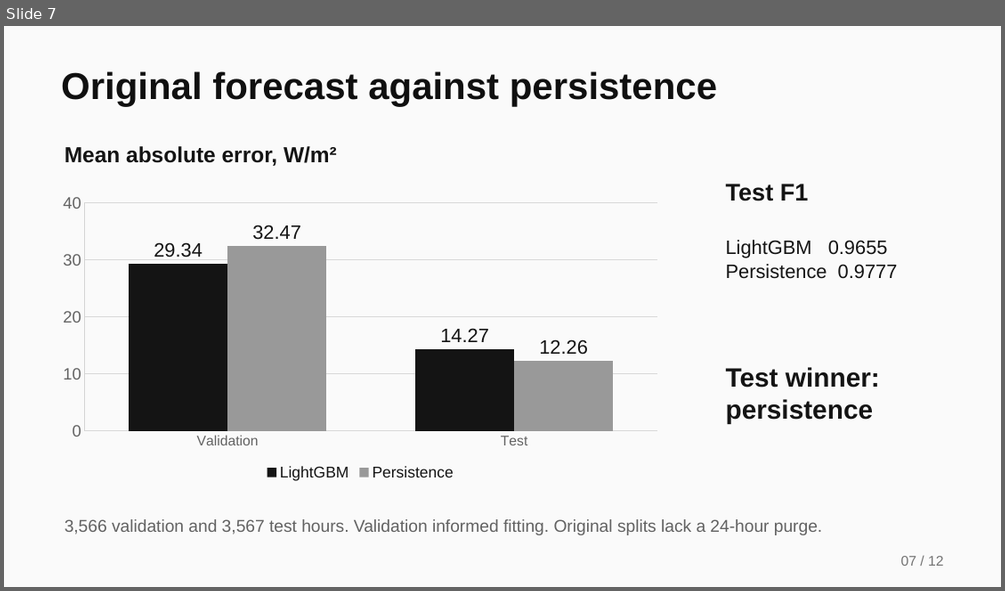
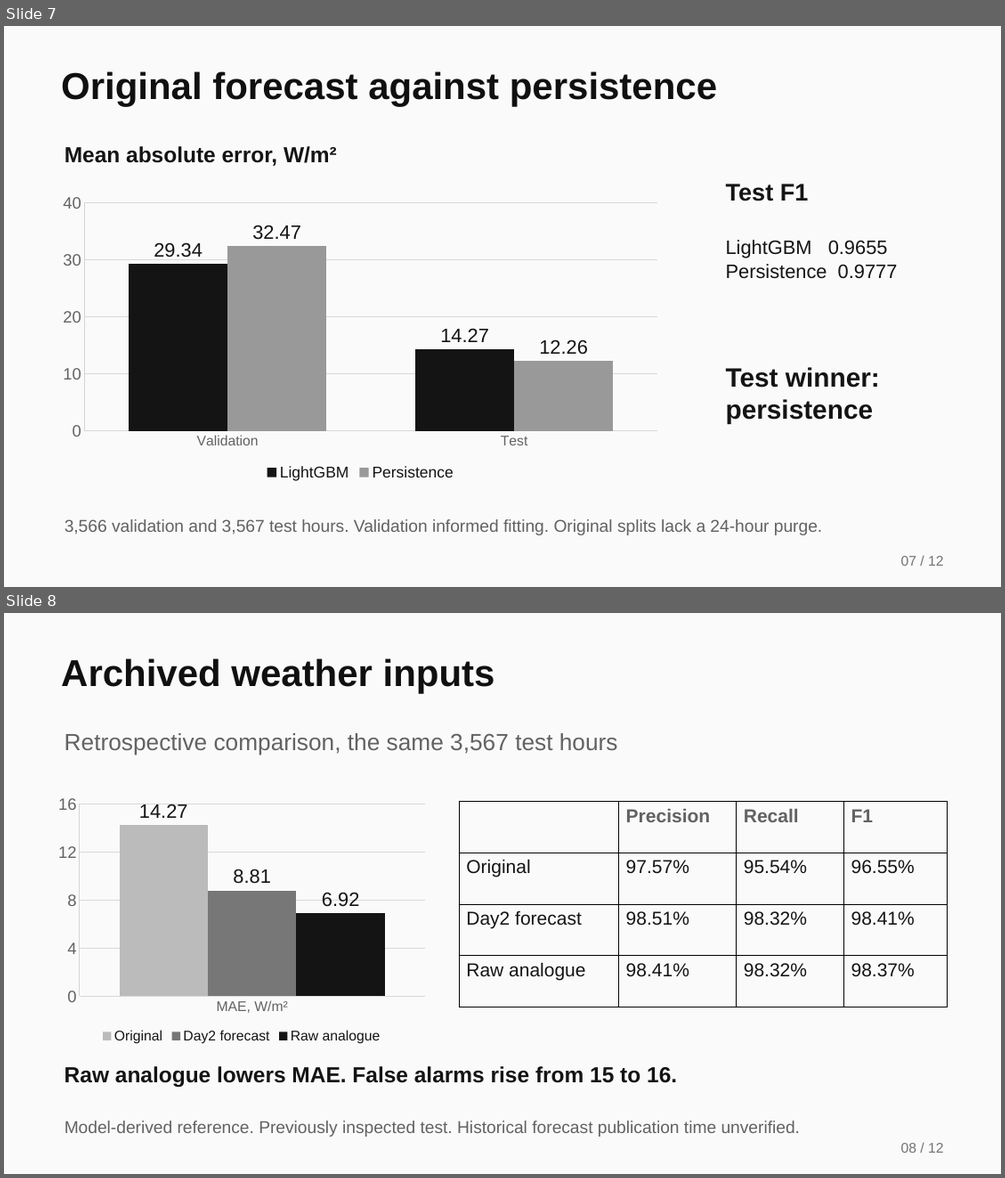
Before and after one commit to stefanosbordea/actina, a slide deck: app/delivery/Aktina-Pafos-2026.pptx. Shown one above the other, each under a label of ours: slide 7 before the commit, slides 7 and 8 after it. The pictures are 1005x591 and 1005x1178 pixels, drawn with LibreOffice and Linux fonts; fonts in the diff are those of the drawing. Boxes give left, top, right and bottom in pixels: in the first picture for what was removed or moved away, otherwise in the second. Text is boxed around its words. In the diff, an @@ line names an element or a change of style, - is before the commit and + after.

```diff
--- a/app/delivery/Aktina-Pafos-2026.pptx
+++ b/app/delivery/Aktina-Pafos-2026.pptx
@@ slide 8 added at (4,613,1001,1174), background #FAFAFA @@
@@ text added at (61,658,495,694), 36 pt, text #101010, bold @@
+Archived weather inputs
@@ text added at (65,733,618,755), 22.5 pt, text #626262 @@
+Retrospective comparison, the same 3,567 test hours
@@ column chart added at (50,789,432,1046) @@
+categories: MAE, W/m²
+Original: 14.27
+Day2 forecast: 8.81
+Raw analogue: 6.92
@@ table added at (459,802,947,1007), 4 rows, 4 columns @@
+ | Precision | Recall | F1
+Original | 97.57% | 95.54% | 96.55%
+Day2 forecast | 98.51% | 98.32% | 98.41%
+Raw analogue | 98.41% | 98.32% | 98.37%
@@ text added at (65,1066,677,1086), 21 pt, text #141414, bold @@
+Raw analogue lowers MAE. False alarms rise from 15 to 16.
@@ text added at (65,1120,801,1136), 16.5 pt, text #626262 @@
+Model-derived reference. Previously inspected test. Historical forecast publication time unverified.
@@ text added at (901,1143,943,1152), 13.5 pt, text #737373 @@
+08 / 12
```
Also in this commit, not shown: 1 slide removed, 50 other files.
